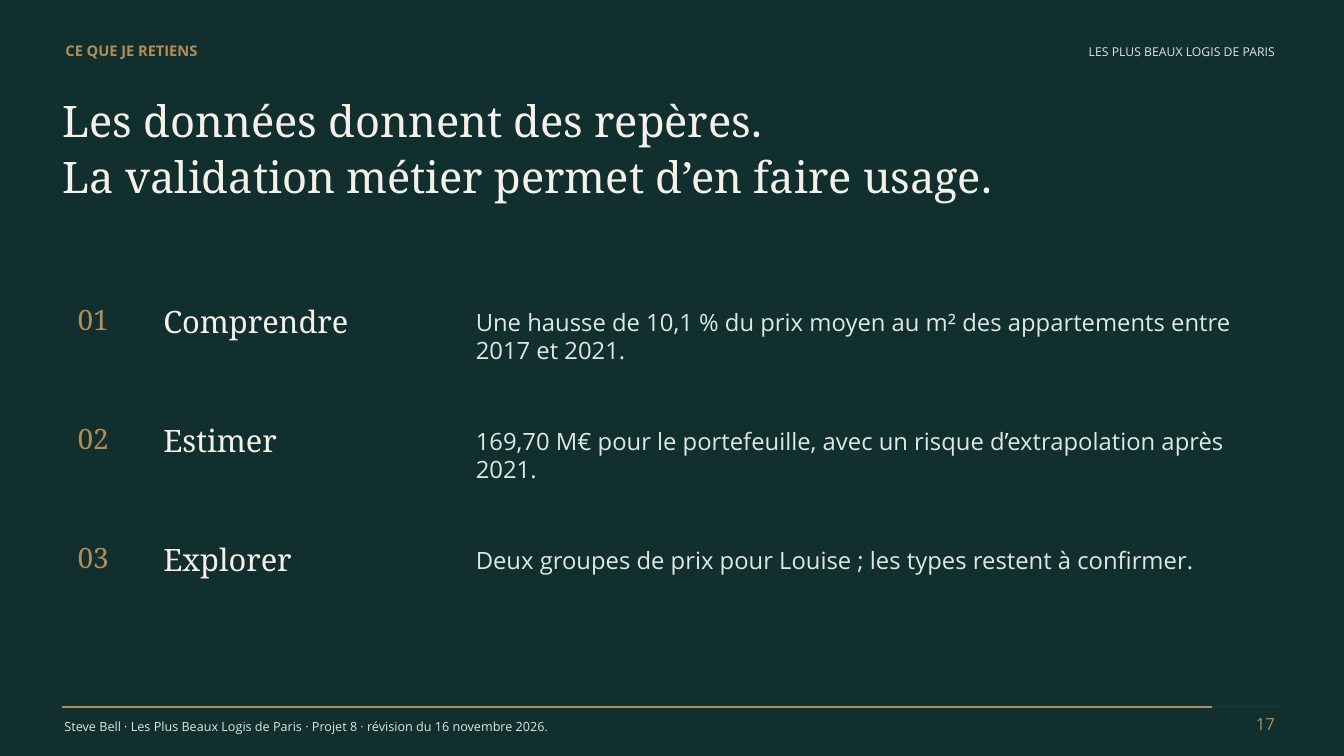
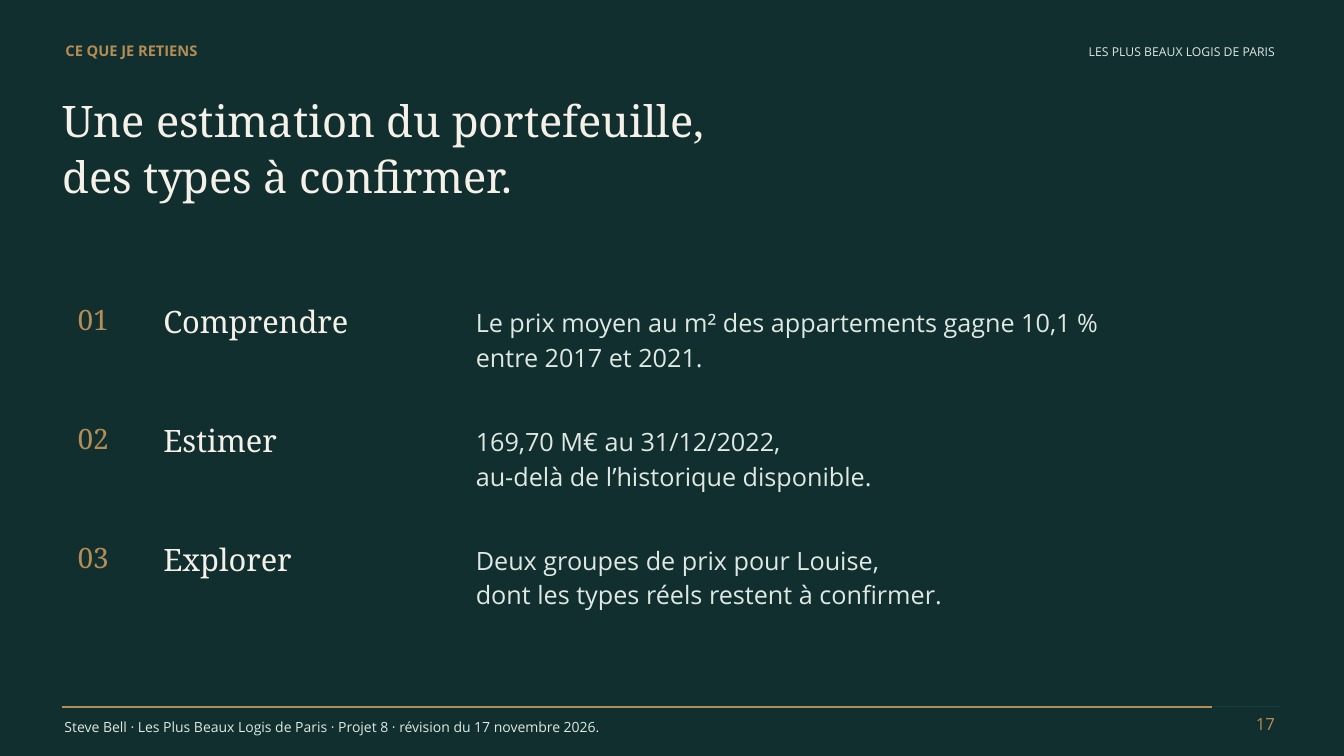
Before and after one commit to steve57000/p8, a slide deck: slide 17 of livrables/Bell_Steve_2_presentation_102026.pptx. Drawn at 1344x756 pixels with LibreOffice and Linux fonts; fonts in the diff are those of the drawing. Boxes give left, top, right and bottom in pixels: in the first picture for what was removed or moved away, otherwise in the second. Text is boxed around its words. In the diff, an @@ line names an element or a change of style, - is before the commit and + after.

```diff
--- a/livrables/Bell_Steve_2_presentation_102026.pptx
+++ b/livrables/Bell_Steve_2_presentation_102026.pptx
@@ text at <box>63,103,704,204</box>: text changed @@
-Les données donnent des repères.
-La validation métier permet d’en faire usage.
+Une estimation du portefeuille,
+des types à confirmer.
@@ text at <box>476,313,1070,368</box>: text changed; size 17 to 18 pt @@
-Une hausse de 10,1 % du prix moyen au m² des appartements entre 2017 et 2021.
+Le prix moyen au m² des appartements gagne 10,1 %
+entre 2017 et 2021.
@@ text at <box>476,432,872,492</box>: text changed; size 17 to 18 pt @@
-169,70 M€ pour le portefeuille, avec un risque d’extrapolation après 2021.
+169,70 M€ au 31/12/2022,
+au-delà de l’historique disponible.
@@ text at <box>476,551,941,610</box>: text changed; size 17 to 18 pt @@
-Deux groupes de prix pour Louise ; les types restent à confirmer.
+Deux groupes de prix pour Louise,
+dont les types réels restent à confirmer.
@@ text at <box>64,721,600,736</box>: text changed; size 9 to 10 pt @@
-Steve Bell · Les Plus Beaux Logis de Paris · Projet 8 · révision du 16 novembre 2026.
+Steve Bell · Les Plus Beaux Logis de Paris · Projet 8 · révision du 17 novembre 2026.
```
Also in this commit, not shown: 16 other slides changed, 2 other files.
